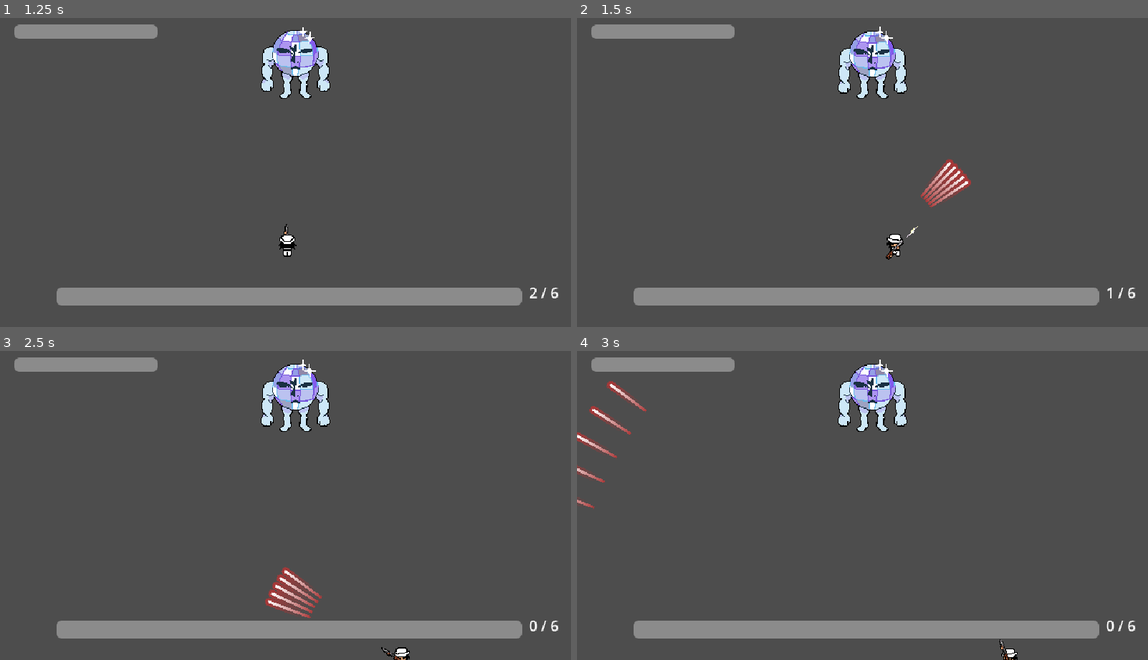
Above: before the commit, frames 1-4 (two rows, left to right).
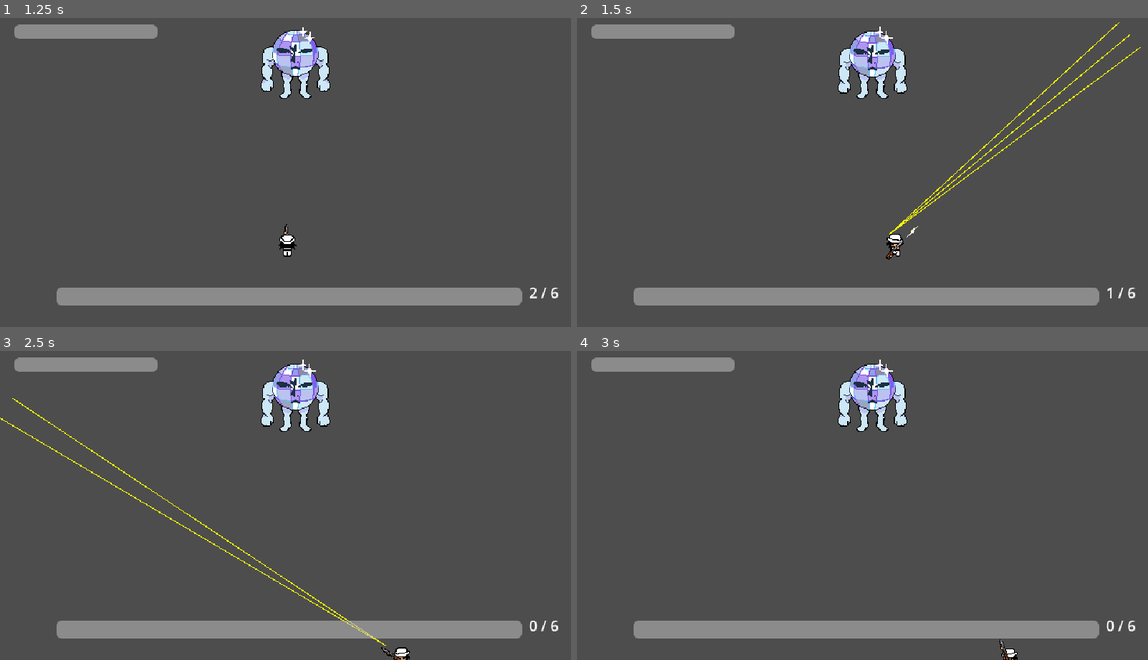
Above: after the commit, the same moments.

Repository: Kuran-002/Project-F
Game: Godot game, scene res://levels/main_menu/main_menu.tscn
Two runs of this game, one before a commit and one after it. Both use one fixed random seed, a clock stepped at 60 frames per second and the inputs below. The engine's default icon, where the game draws it, is replaced by a stand-in: a white triangle on a blue panel in a dark square.
Inputs (mouse positions are in pixels of both pictures, inside the frame that each line leads up to):
- Up to frame 1 (1.25 s): click "Play" at 0.5 s
- Up to frame 2 (1.5 s): move the mouse to (988, 150) at 1.27 s; hold D (move_right) from 1.28 s (still down); click (988, 150) at 1.35 s
- Up to frame 3 (2.5 s): move the mouse to (171, 514) at 2.02 s; release D (move_right) at 2.03 s; hold S (move_down) from 2.03 s (still down); tap Space (dodge) at 2.1 s; click (171, 514) at 2.3 s
- Up to frame 4 (3 s): move the mouse to (919, 428) at 2.77 s; release S (move_down) at 2.78 s; hold D (move_right) from 2.78 s (still down); click (919, 428) at 2.85 s

Frame 1 is identical in both runs. In frame 2, 1.1% of the frame differs, in the area x 54-99%, y 1-71%; in frame 3, 1.2%, in the area x 0-68%, y 15-96%; in frame 4, 0.6%.

Commit message:
change bullet sprite, add enemy glow if get hit

Diff:
--- a/bullet.gd
+++ b/bullet.gd
@@ -1,6 +1,8 @@
 extends Area2D
 
-const SPEED:float = 700 		# Speed of the bullet
+const SPEED:float = 3000 		# Speed of the bullet
+var distance_travelled:float = 0.0
+@onready var trail: Line2D = $Line2D
 
 # Called when the node enters the scene tree for the first time.
 func _ready() -> void:
@@ -9,7 +11,12 @@
 # Called every frame. 'delta' is the elapsed time since the previous frame.
 func _process(delta: float) -> void:
 	# Bullet goes straight forward
-	position += transform.x * SPEED * delta
+	var distance = SPEED * delta
+	position += transform.x * distance
+	distance_travelled += distance
+	trail.set_point_position(0, Vector2(-distance_travelled, 0.0))
+	if not get_viewport().get_visible_rect().grow(12.0).has_point(get_global_transform_with_canvas().origin):
+		queue_free()
 
 func _on_area_entered(area: Area2D) -> void:
 	if area.is_in_group("enemy"):
--- a/bullet.tscn
+++ b/bullet.tscn
@@ -1,6 +1,5 @@
-[gd_scene load_steps=4 format=3 uid="uid://ca0r41jqirdjm"]
+[gd_scene load_steps=3 format=3 uid="uid://ca0r41jqirdjm"]
 
-[ext_resource type="Texture2D" uid="uid://bvdbcgs5t1gcn" path="res://placeholders/laserRed01.png" id="1_v7oki"]
 [ext_resource type="Script" uid="uid://cek7psafy0frh" path="res://bullet.gd" id="1_v8qja"]
 
 [sub_resource type="RectangleShape2D" id="RectangleShape2D_vv13y"]
@@ -12,9 +11,10 @@
 [node name="CollisionShape2D" type="CollisionShape2D" parent="."]
 shape = SubResource("RectangleShape2D_vv13y")
 
-[node name="Sprite2D" type="Sprite2D" parent="."]
-rotation = 1.5707964
-texture = ExtResource("1_v7oki")
+[node name="Line2D" type="Line2D" parent="."]
+points = PackedVector2Array(0, 0, 0, 0)
+width = 1.0
+default_color = Color(1, 1, 0, 1)
 
+[connection signal="area_entered" from="." to="." method="_on_area_entered"]
 [connection signal="body_entered" from="." to="." method="_on_body_entered"]
-[connection signal="area_entered" from="." to="." method="_on_area_entered"]
--- a/enemy.gd
+++ b/enemy.gd
@@ -3,6 +3,7 @@
 const MAX_HEALTH:int = 500
 var health:int = MAX_HEALTH
 @onready var health_bar: ProgressBar = $"../HUD/EnemyHealth"
+var hit_flash_tween: Tween
 
 var target:Node2D
 
@@ -28,6 +29,13 @@
 	health_bar.value = health
 	if health <= 0:
 		die()
+	else:
+		if hit_flash_tween and hit_flash_tween.is_running():
+			hit_flash_tween.kill()
+		$AnimatedSprite2D.modulate = Color.WHITE
+		hit_flash_tween = create_tween()
+		hit_flash_tween.tween_property($AnimatedSprite2D, "modulate", Color(1.4, 1.4, 1.4), 0.04)
+		hit_flash_tween.tween_property($AnimatedSprite2D, "modulate", Color.WHITE, 0.12)
 
 func die() -> void:
 	queue_free()
--- a/shotgun.gd
+++ b/shotgun.gd
@@ -37,19 +37,13 @@
 
 func shoot() -> void:
 	$AnimatedSprite2D.animation = "idle"
-	var b = Bullet.instantiate()
-	var offset = -10
 	curr_ammo -= 1
 	emit_ammo()
-	get_tree().current_scene.add_child(b)
-	b.global_transform = $Muzzle.global_transform
-	b.global_rotation_degrees += offset
-	for i in range(4):
-		offset += 4
-		b = Bullet.instantiate()
+	for i in range(3):
+		var b = Bullet.instantiate()
 		get_tree().current_scene.add_child(b)
 		b.global_transform = $Muzzle.global_transform
-		b.global_rotation_degrees += offset
+		b.global_rotation_degrees += (i - 1) * 3
 	$AnimatedSprite2D.play("shoot")
 	$ShootSound.play()
 
